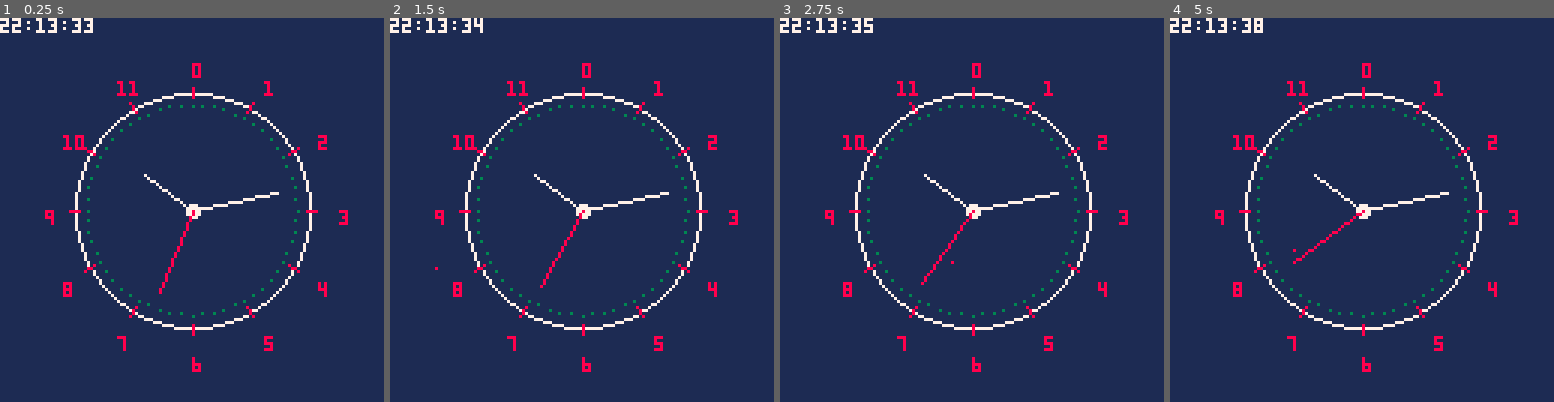
Above: before the commit, frames 1-4 (left to right).
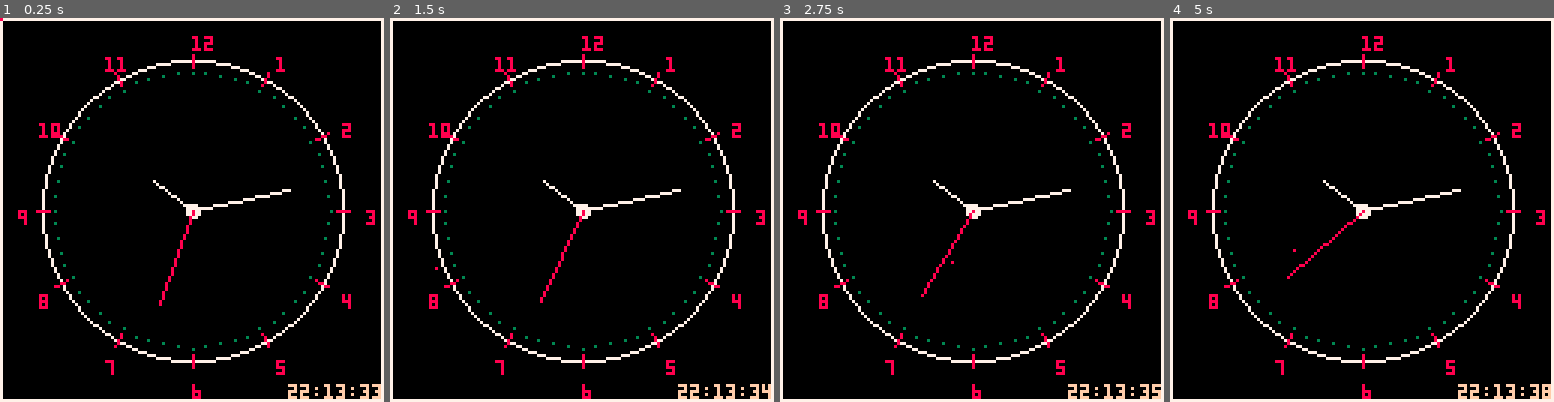
Above: after the commit, the same moments.

Repository: wordsamoment/pico-8
Game: PICO-8 cartridge carts/wordsamoment/demos/clock/clock.p8
Same seed, same stepped clock (60 frames per second), same inputs: the game is played once before the commit and once after it.
Inputs (mouse positions are in pixels of both pictures, inside the frame that each line leads up to):
- Up to frame 1 (0.25 s): no input
- Up to frame 2 (1.5 s): click (670, 121) at 0.67 s; click (436, 267) at 1.22 s
- Up to frame 3 (2.75 s): click (887, 114) at 1.77 s; click (952, 259) at 2.32 s
- Up to frame 4 (5 s): click (1404, 106) at 2.87 s; click (1465, 256) at 3.42 s; click (1231, 102) at 3.97 s; click (1292, 248) at 4.52 s

The runs differ from the first frame. In frame 1, 99% of the frame differs, in the area x 0-100%, y 0-100%; in frame 2, 99%; in frame 3, 99%; in frame 4, 99%.

Commit message:
Function rewrites and documentation. Added to-do for some items.

Diff:
--- a/carts/wordsamoment/demos/clock/clock.p8
+++ b/carts/wordsamoment/demos/clock/clock.p8
@@ -1,64 +1,27 @@
 pico-8 cartridge // http://www.pico-8.com
 version 43
 __lua__
--- ATTEMPT 01
--- INIT
-
+-- SETUP -----------------------
 COLORS = { BLACK = 0, DARKBLUE = 1, MAGENTA = 2, DARKGREEN = 3, BROWN = 4, DARKGREY = 5, GREY = 6, WHITE = 7, RED = 8, ORANGE = 9, YELLOW = 10, NEONGREEN = 11, LIGHTBLUE = 12, LAVENDER = 13, PINK = 14, PEACH = 15 }
 
+-- FUNCTIONS -----------------------
+---- MATH -----------------------
+
+-- Converts 0-360 degrees into 0.0-1.0 turn scale.
+-- sin() and cos() expect turn values (e.g., 0.25 = 90 deg, 0.5 = 180 deg).
 function convertDegreeToTurn(degree)
 	return degree / 360
 end
 
+-- Find points on a circle using parametric form equation: https://en.wikipedia.org/wiki/Circle#Parametric_form
 function getPointOnCircle(circleOriginX, circleOriginY, circleRadius, angle)
-	local point = {}
+	local point = { x = nil, y = nil }
 	point.x = circleOriginX + circleRadius * cos(convertDegreeToTurn(angle))
 	point.y = circleOriginY + circleRadius * sin(convertDegreeToTurn(angle))
 	return point
 end
 
-function drawBoldMarker(angle)
-	local x1 = getPointOnCircle(centerx, centery, radius-1, angle).x
-	local y1 = getPointOnCircle(centerx, centery, radius-1, angle).y
-	local x2 = getPointOnCircle(centerx, centery, radius+2, angle).x
-	local y2 = getPointOnCircle(centerx, centery, radius+2, angle).y
-	-- print(angle)
-	line(x1, y1, x2, y2, COLORS.RED)
-end
-
-function printHourNumbers(angle)
-	local x = getPointOnCircle(centerx, centery, radius + 10, angle).x
-	local y = getPointOnCircle(centerx, centery, radius + 10, angle).y
-	local hourNumber = flr((-1 / 30) * angle + 3) % 12
-	print(hourNumber, x, y, COLORS.RED)
-end
-
-function drawMarker(angle)
-	local x = getPointOnCircle(centerx, centery, radius - 4, angle).x
-	local y = getPointOnCircle(centerx, centery, radius - 4, angle).y
-	rectfill(x, y, x, y, 3)
-end
-
--- f(x) = -30x + 90
--- This equations maps hours [0, 23] to degree angles (0, 30, 90)
-function drawHourHandle(hour)
-	local hourHandleLength = radius - 20
-	local hourFraction = getCurrentTime().minute / 60
-	local hourAngle = (-30 * (hour + hourFraction) + 90)
-	local hourOnClock = getPointOnCircle(centerx, centery, hourHandleLength, hourAngle)
-	line(centerx, centery, hourOnClock.x, hourOnClock.y, COLORS.WHITE)
-end
-
--- f(x) = -6x + 90
--- This equations maps minutes or seconds [0, 59] to degree angles (0, 30, 90)
-function drawMinuteSecondHandle(time, color)
-	local timeHandleLength = radius - 10
-	local timeFraction = time / 60
-	local timeAngle = (-6 * (time + timeFraction) + 90)
-	local timeOnClock = getPointOnCircle(centerx, centery, timeHandleLength, timeAngle)
-	line(centerx, centery, timeOnClock.x, timeOnClock.y, color)
-end
-
+---- UTILITIES -----------------------
 function getCurrentTime()
 	local time = {}
 	time.hour = stat(93)
@@ -67,44 +30,139 @@
 	return time
 end
 
-function printFullTime()
-	print(getCurrentTime().hour .. ":" .. getCurrentTime().minute .. ":" .. getCurrentTime().second, 0, 0, COLORS.WHITE)
+---- DRAWING -----------------------
+function setScene(frameMode)
+	cls(bg_color)
+	if frameMode then
+		rect(0, 0, 127, 127, COLORS.WHITE)
+	end
 end
 
+-- Prints the the actual time in digital format.
+-- explain sub trick.
+function printFullTime(posX, posY, fontColor)
+	print(sub("0" .. getCurrentTime().hour, -2) .. ":" .. sub("0" .. getCurrentTime().minute, -2) .. ":" .. sub("0" .. getCurrentTime().second, -2), posX, posY, fontColor)
+end
+
+function printTimer()
+	print(flr((time() % (duration * 2)) * 100) / 100, 0, 0, COLORS.WHITE)
+end
+
+------ CLOCK MARKERS -----------------------
+function drawMarkerLine(circleCenterX, circleCenterY, circleRadius, markerOffset, markerLength, markerAngle, markerColor)
+	local x1 = getPointOnCircle(circleCenterX, circleCenterY, circleRadius + markerOffset, markerAngle).x
+	local y1 = getPointOnCircle(circleCenterX, circleCenterY, circleRadius + markerOffset, markerAngle).y
+	local x2 = getPointOnCircle(circleCenterX, circleCenterY, circleRadius + (markerOffset + markerLength), markerAngle).x
+	local y2 = getPointOnCircle(circleCenterX, circleCenterY, circleRadius + (markerOffset + markerLength), markerAngle).y
+	line(x1, y1, x2, y2, markerColor)
+end
+
+-- Maps the angle back to a 12-hour clock digit (0-11) centered relative to 3 o'clock (0°).
+-- Formula: (-1/30 * angle + 3) % 12 converts 30° steps into counter-clockwise clock face numbers.
+
+-- make rendering in better place. look up font size glyph size in pico.
+function printHourNumbers(circleCenterX, circleCenterY, circleRadius, numberPosOffset, numberAngle, numberColor)
+	local x = getPointOnCircle(circleCenterX, circleCenterY, circleRadius + numberPosOffset, numberAngle).x
+	local y = getPointOnCircle(circleCenterX, circleCenterY, circleRadius + numberPosOffset, numberAngle).y
+	local hourNumber = ((flr((-1 / 30) * numberAngle + 3) - 1) % 12) + 1
+	print(hourNumber, x, y, numberColor)
+end
+
+function drawClockMarkers()
+	for hourMarkerAngle = 0, 360, 30 do
+		drawMarkerLine(centerX, centerY, radius, -2, 4, hourMarkerAngle, COLORS.RED)
+		printHourNumbers(centerX, centerY, radius, 8, hourMarkerAngle, COLORS.RED)
+	end
+
+	for secondMarkerAngle = 0, 360, 6 do
+		drawMarkerLine(centerX, centerY, radius, -4, 0, secondMarkerAngle, COLORS.DARKGREEN)
+	end
+end
+
+function animateSize()
+	elapsedTime = (time() / duration) % 2
+
+	if flr(elapsedTime) < 1 then
+		radius = start_radius + (end_radius - start_radius) * elapsedTime
+	elseif flr(elapsedTime) >= 1 then
+		radius = end_radius + (start_radius - end_radius) * (elapsedTime - 1)
+	end
+end
+
+------ CLOCK HANDLES -----------------------
+-- Converts 12-hour or 60-minute time values to standard 360° positions.
+function drawClockHandle(type, time, circleRadius, handleColor)
+	local handleLength, handleAngle, handleFraction, scalar = nil, nil, 0, nil
+	if type == "hour" then
+		handleLength = flr(circleRadius / 3)
+		handleFraction = time.minute / 60 -- For hours calculate fraction to move hour handle between current and next hour. It's a number between 0.0 (current hour) and 1.0 (next hour)
+		scalar = -30
+	elseif type == "minute" or type == "second" then
+		handleLength = flr(circleRadius / 1.5)
+		scalar = -6
+	end
+
+	-- f(x) = -30x + 90 : Hours
+	-- f(x) = -6x + 90  : Minutes or Seconds
+	handleAngle = (scalar * (time[type] + handleFraction) + 90)
+	local handleOnClock = getPointOnCircle(centerX, centerY, handleLength, handleAngle)
+	line(centerX, centerY, handleOnClock.x, handleOnClock.y, handleColor)
+end
+
+function drawClockHandles()
+	drawClockHandle("hour", getCurrentTime(), radius, COLORS.WHITE)
+	drawClockHandle("minute", getCurrentTime(), radius, COLORS.WHITE)
+	drawClockHandle("second", getCurrentTime(), radius, COLORS.RED)
+end
+
+-- GAME START -----------------------
 function _init()
+	-- Enables mouse
 	poke(0x5f2d, 1)
-	-- enables mouse/keyboard input
-	mouse = {}
-	centerx, centery = 64, 64
-	radius = 39
+	mouse = { x = nil, y = nil }
+
+	-- Clock properties
+	centerX, centerY = 64, 64
+	start_radius = 50
+	end_radius = 70
+	radius = start_radius
+
+	-- Animation parameters
+	duration = 1
 	angle = 0
-	bg_color = COLORS.DARKBLUE
+	bg_color = COLORS.BLACK
+	direction = "up"
+	linex = 10
+	elapsedTime = 0
 end
 
 function _update60()
 	mouse.x = stat(32)
 	mouse.y = stat(33)
+	-- centerX = mouse.x
+	-- centerY = mouse.y
+	-- animateSize()
 end
 
 function _draw()
-	cls(bg_color)
-	circ(centerx, centery, radius, COLORS.WHITE)
-	circfill(centerx, centery, 2, COLORS.WHITE)
-	for i = 0, 360, 30 do
-		drawBoldMarker(i)
-		printHourNumbers(i)
-	end
+	setScene(true)
 
-	for i = 0, 360, 6 do
-		drawMarker(i)
-	end
+	-- Outer clock frame
+	circ(centerX, centerY, radius, COLORS.WHITE)
 
-	drawHourHandle(getCurrentTime().hour)
-	drawMinuteSecondHandle(getCurrentTime().minute, COLORS.WHITE)
-	drawMinuteSecondHandle(getCurrentTime().second, COLORS.RED)
+	-- Center clock dial
+	circfill(centerX, centerY, 2, COLORS.WHITE)
+
+	drawClockMarkers()
+	drawClockHandles()
+
+	printFullTime(96, 122, COLORS.PEACH)
+	-- printTimer()
+	-- print(flr(elapsedTime * 100) .. "%", 100, 0, COLORS.RED)
+	-- pset(animateLine(), 5, COLORS.RED)
+	-- pset(10, 4, COLORS.WHITE)
+	-- pset(70, 4, COLORS.WHITE)
 	pset(mouse.x, mouse.y, COLORS.RED)
-	-- pset(stat(32), stat(33), COLORS.RED)
-	printFullTime()
 end
 
 --
